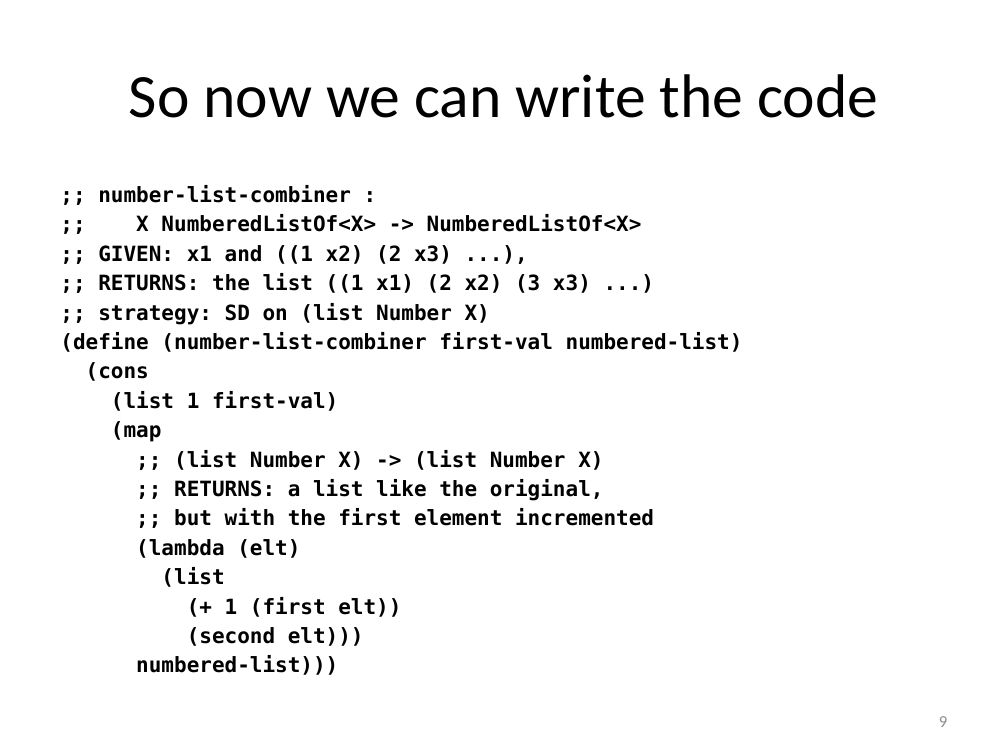
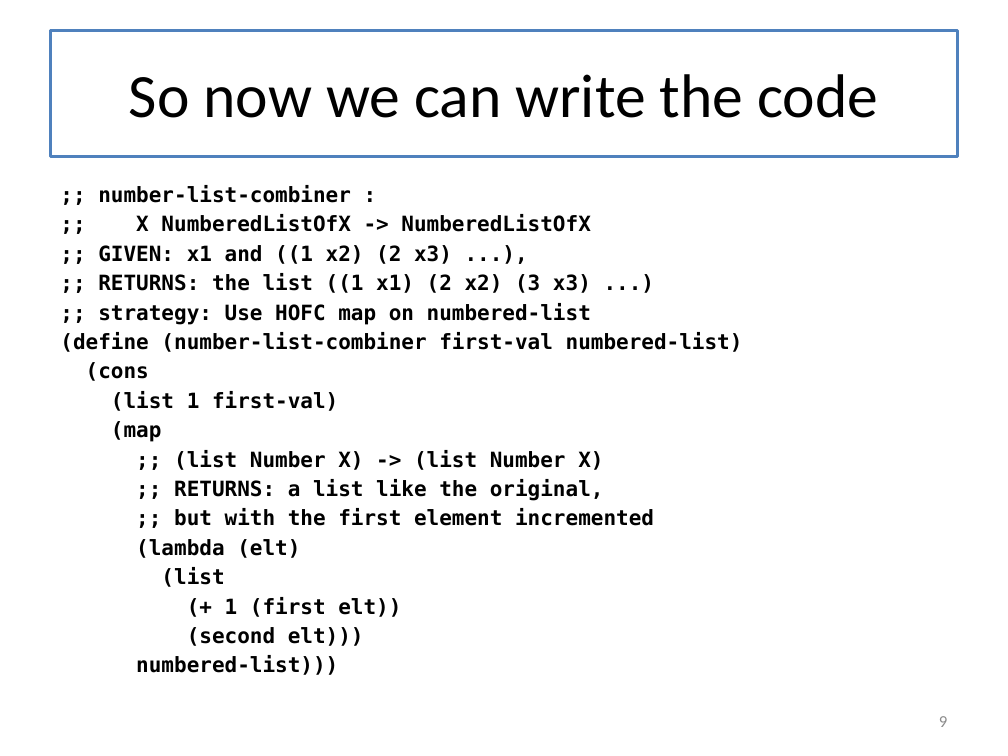
Before and after one commit to mwand/cs5010f16, a slide deck: slide 9 of Slides/Lesson 7.6 Context Arguments and Performance.pptx. Drawn at 1008x756 pixels with LibreOffice and Linux fonts; fonts in the diff are those of the drawing. Boxes give left, top, right and bottom in pixels: in the first picture for what was removed or moved away, otherwise in the second. Text is boxed around its words. In the diff, an @@ line names an element or a change of style, - is before the commit and + after.

```diff
--- a/Slides/Lesson 7.6 Context Arguments and Performance.pptx
+++ b/Slides/Lesson 7.6 Context Arguments and Performance.pptx
@@ title "So now we can write ...": place and size @@
-title "So now we can write ..." at [129,74,878,118]
+title "So now we can write ..." at [50,30,958,156]
@@ title "So now we can write ..." at [50,30,958,156]: fill none to #FFFFFF; outline none to #4F81BD 2.25 pt @@
@@ text at [136,214,590,232]: text changed @@
-;; X NumberedListOf<X> -> NumberedListOf<X>
+;; X NumberedListOfX -> NumberedListOfX
@@ text at [98,303,591,325]: text changed @@
-;; strategy: SD on (list Number X)
+;; strategy: Use HOFC map on numbered-list
```
Also in this commit, not shown: 15 other slides changed, 2 slides added, 29 other files.
